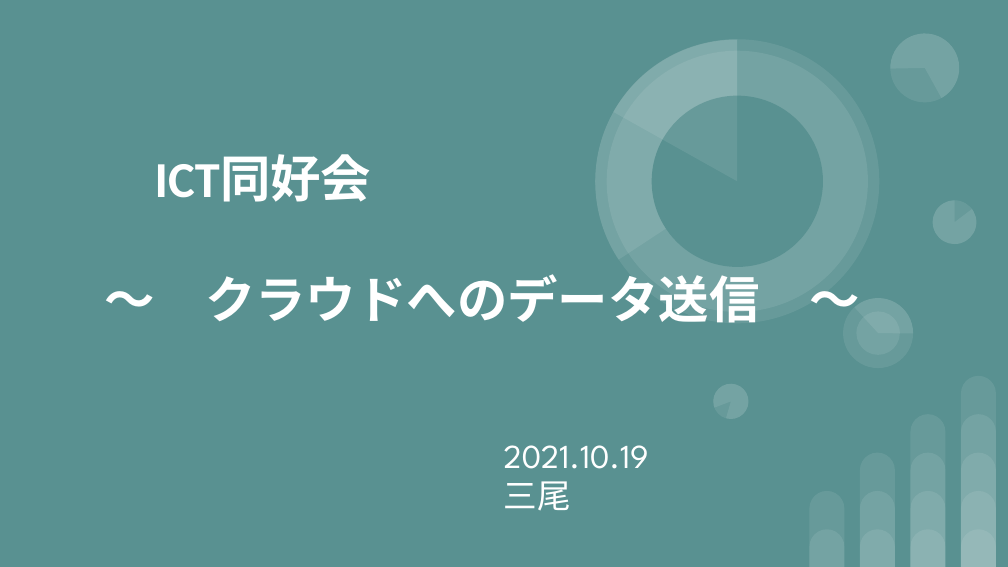
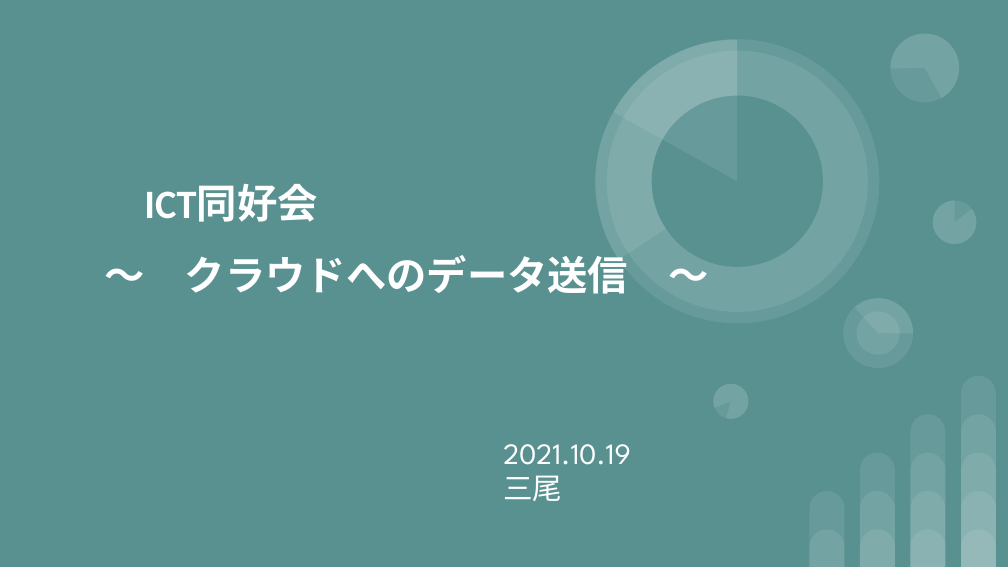
Before and after one commit to f-mio/ICTClub_uexc, a slide deck: slide 1 of 20211019_AWS_iotcore/20211019_ICT同好会_AWS_IoTCore.pptx. Drawn at 1008x567 pixels with LibreOffice and Linux fonts; fonts in the diff are those of the drawing. Boxes give left, top, right and bottom in pixels: in the first picture for what was removed or moved away, otherwise in the second. Text is boxed around its words. In the diff, an @@ line names an element or a change of style, - is before the commit and + after.

```diff
--- a/20211019_AWS_iotcore/20211019_ICT同好会_AWS_IoTCore.pptx
+++ b/20211019_AWS_iotcore/20211019_ICT同好会_AWS_IoTCore.pptx
@@ text at [104,184,709,294]: text changed; size 36 to 28.8 pt @@
-ICT同好会
-〜 クラウドへのデータ送信 〜
+ICT同好会
+〜 クラウドへのデータ送信 〜
@@ text "2021.10.19" at [503,444,630,501]: size 24 to 21.1 pt @@
```
Also in this commit, not shown: 7 other slides changed, 5 slides removed, 2 other files.
